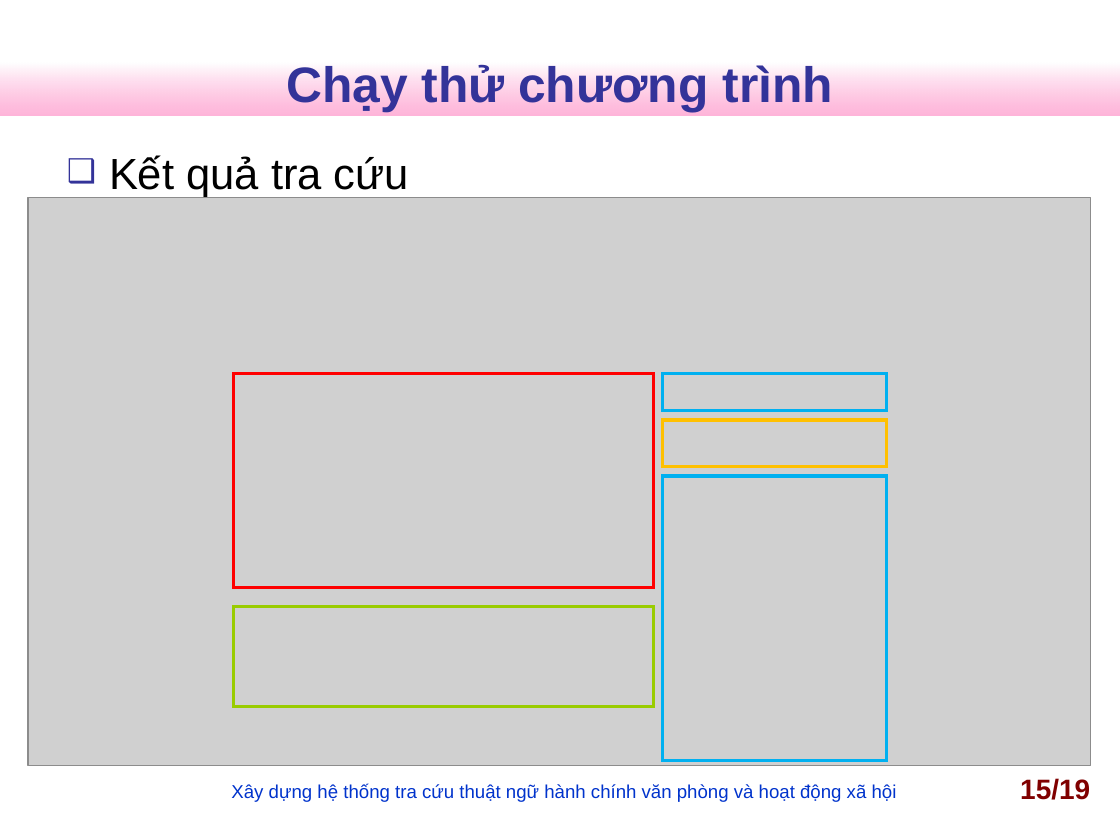
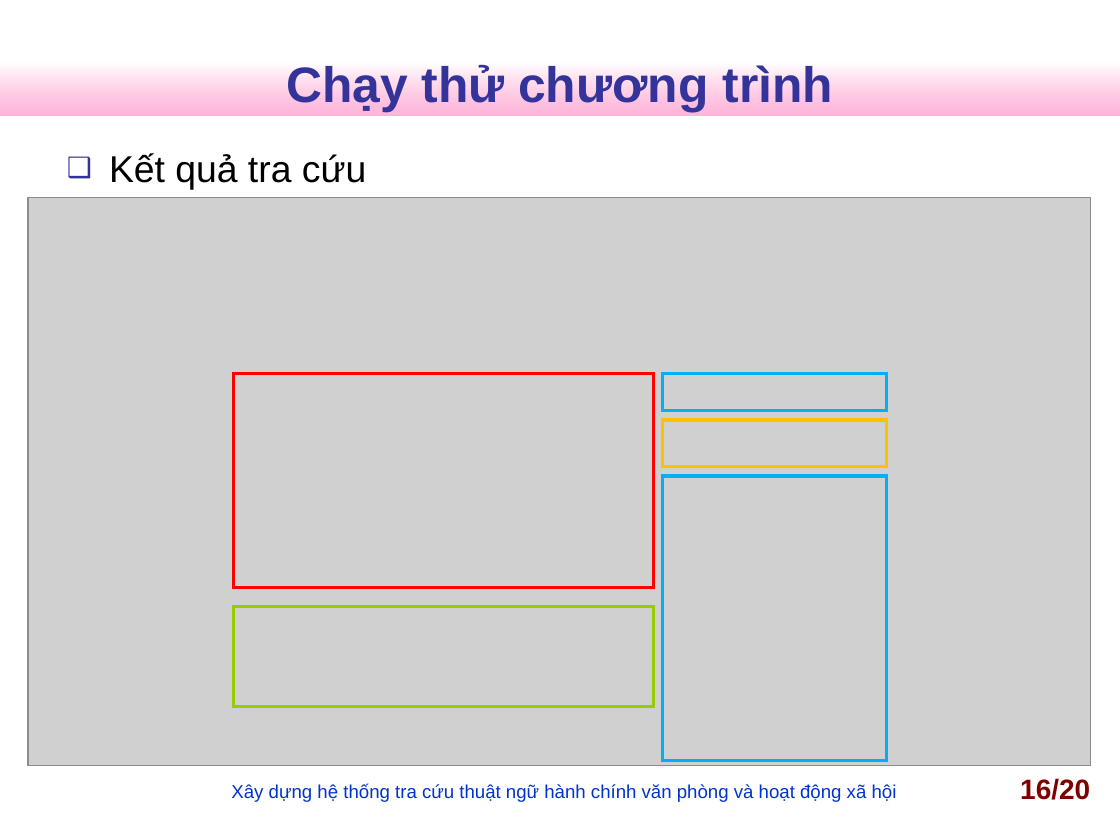
Before and after one commit to nguyentk90/tra-cuu-thuat-ngu-hanh-chinh, a slide deck: slide 16 of Documents/slideN2013.ppt (slide 15 before the commit). Drawn at 1120x840 pixels with LibreOffice and Linux fonts; fonts in the diff are those of the drawing; grey boxes stand for pictures; background and template pictures are left out. Boxes give left, top, right and bottom in pixels: in the first picture for what was removed or moved away, otherwise in the second. Text is boxed around its words. In the diff, an @@ line names an element or a change of style, - is before the commit and + after.

```diff
--- a/Documents/slideN2013.ppt
+++ b/Documents/slideN2013.ppt
@@ text "Kết quả tra cứu" at <box>109,153,366,190</box>: size 28 to 24 pt; less space between paragraphs @@
@@ page number at <box>1020,778,1090,800</box>: text changed @@
-15/19
+16/20
```
Also in this commit, not shown: 12 other slides changed, 1 slide added, 2 other files.
